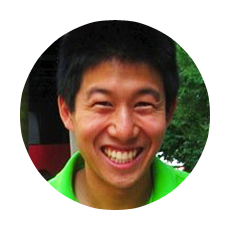
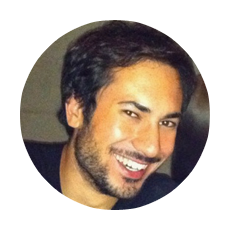
Revision of a layered (230, 230) image; what changed, layer by layer:
hid "Charleton" over left=20, top=20, right=210, bottom=210
added layer "Calque 1" above "Robi" over left=20, top=20, right=210, bottom=210
